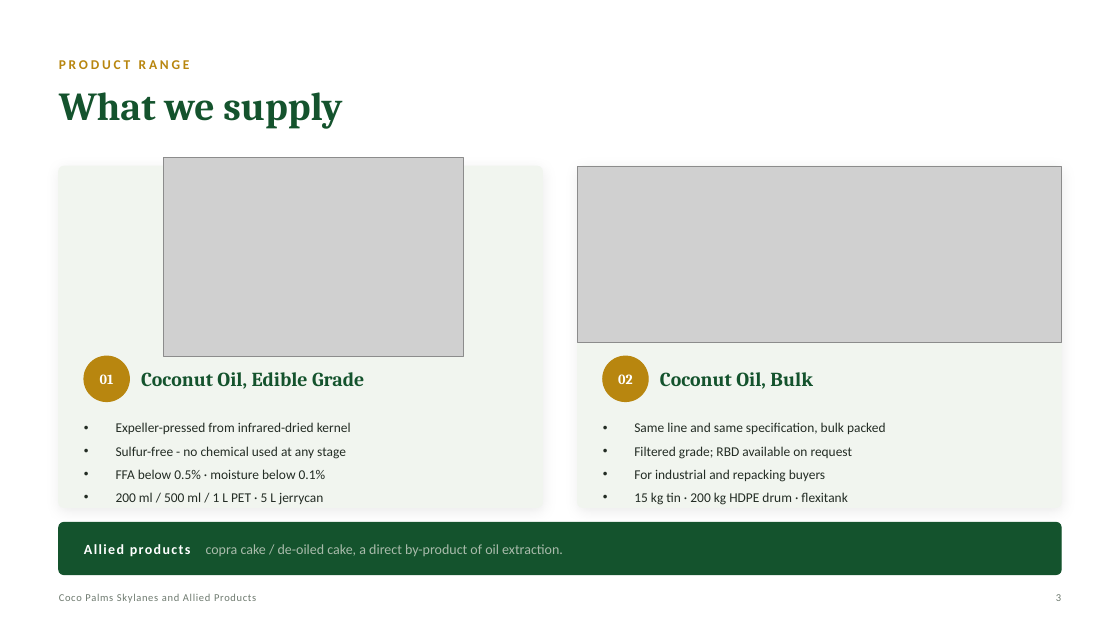
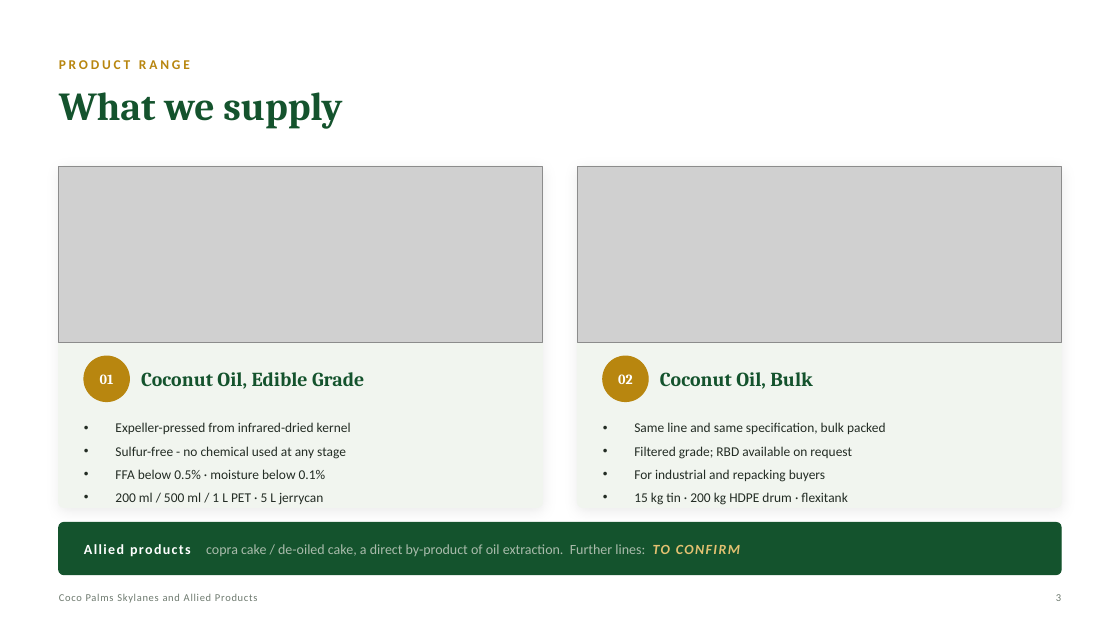
Before and after one commit to ashnu-tnj/coco-palms, a slide deck: slide 3 of Coco-Palms-Export-Profile.pptx. Drawn at 1120x630 pixels with LibreOffice and Linux fonts; fonts in the diff are those of the drawing; grey boxes stand for pictures. Boxes give left, top, right and bottom in pixels: in the first picture for what was removed or moved away, otherwise in the second. Text is boxed around its words. In the diff, an @@ line names an element or a change of style, - is before the commit and + after.

```diff
--- a/Coco-Palms-Export-Profile.pptx
+++ b/Coco-Palms-Export-Profile.pptx
@@ picture: place and size @@
-picture at (164,158,463,356)
+picture at (59,166,543,343)
@@ text at (84,544,740,557): text changed @@
-Allied products copra cake / de-oiled cake, a direct by-product of oil extraction.
+Allied products copra cake / de-oiled cake, a direct by-product of oil extraction. Further lines: TO CONFIRM
```
Also in this commit, not shown: 6 other slides changed, 25 other files.
